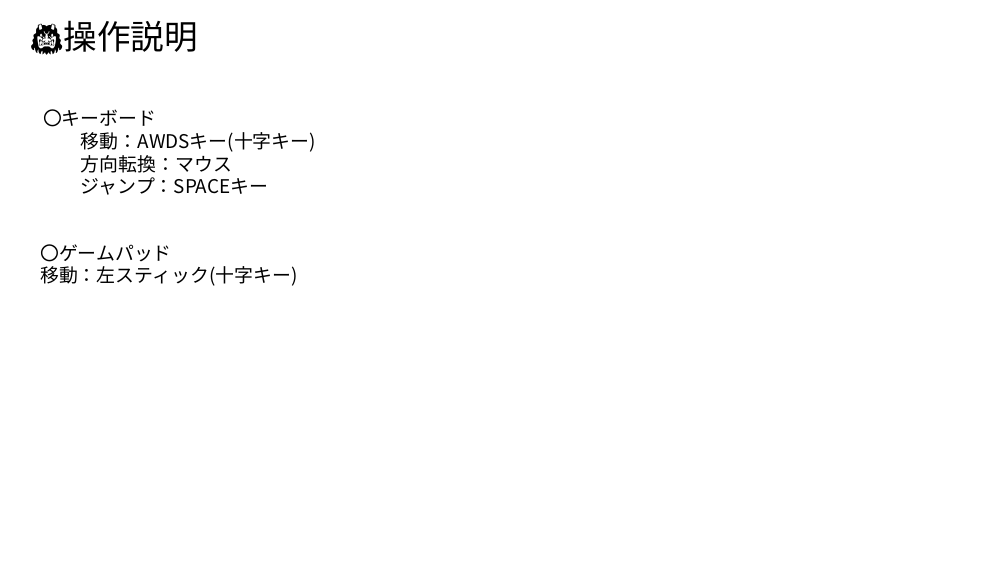
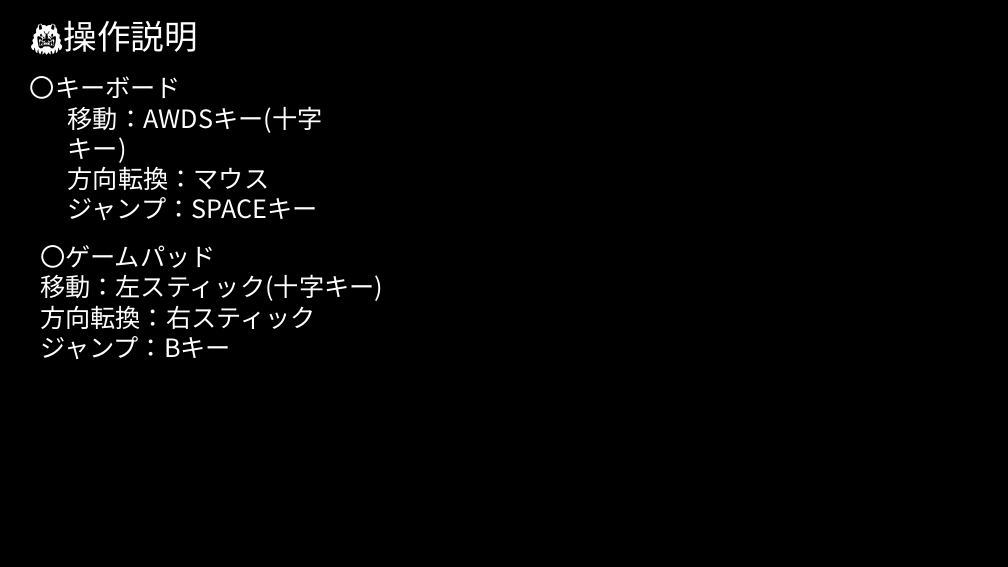
Before and after one commit to ONITeamProject/-, a slide deck: slide 3 of GFF提出作品プレゼン.pptx. Drawn at 1008x567 pixels with LibreOffice and Linux fonts; fonts in the diff are those of the drawing; background and template pictures are left out. Boxes give left, top, right and bottom in pixels: in the first picture for what was removed or moved away, otherwise in the second. Text is boxed around its words. In the diff, an @@ line names an element or a change of style, - is before the commit and + after.

```diff
--- a/GFF提出作品プレゼン.pptx
+++ b/GFF提出作品プレゼン.pptx
@@ background #FFFFFF to picture (left out) @@
@@ text "👹操作説明" at [64,20,198,52]: text colour #000000 to #FFFFFF @@
@@ text "〇キーボード": place and size @@
-text "〇キーボード" at [43,109,316,195]
+text "〇キーボード" at [30,76,323,220]
@@ text "〇キーボード" at [30,76,323,220]: size 18 to 24 pt, text colour #000000 to #FFFFFF @@
@@ text at [40,245,383,301]: size 18 to 24 pt, text colour #000000 to #FFFFFF in "〇ゲームパッド", "移動：左スティック(十字キー)" @@
@@ text at [40,305,316,359]: paragraphs added @@
+方向転換：右スティック
+ジャンプ：Bキー
```
Also in this commit, not shown: 2 other slides changed, 1 slide added.
